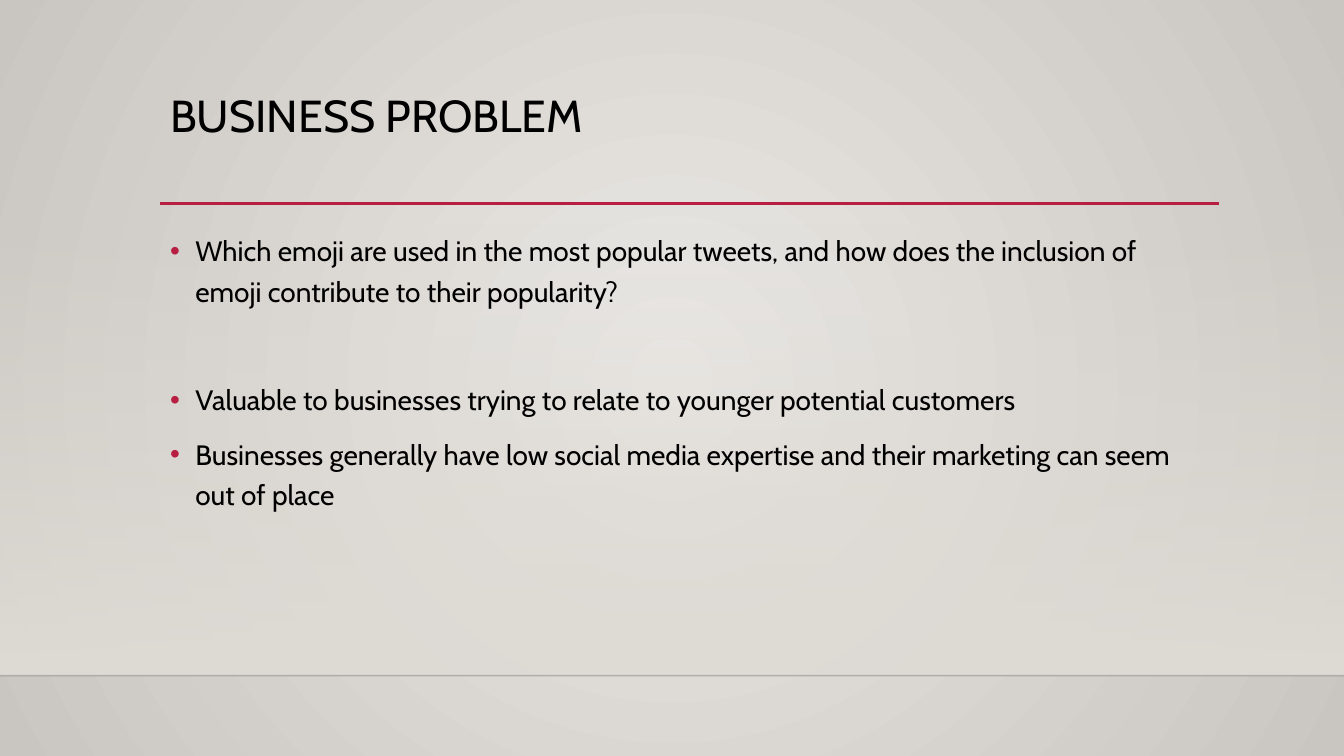
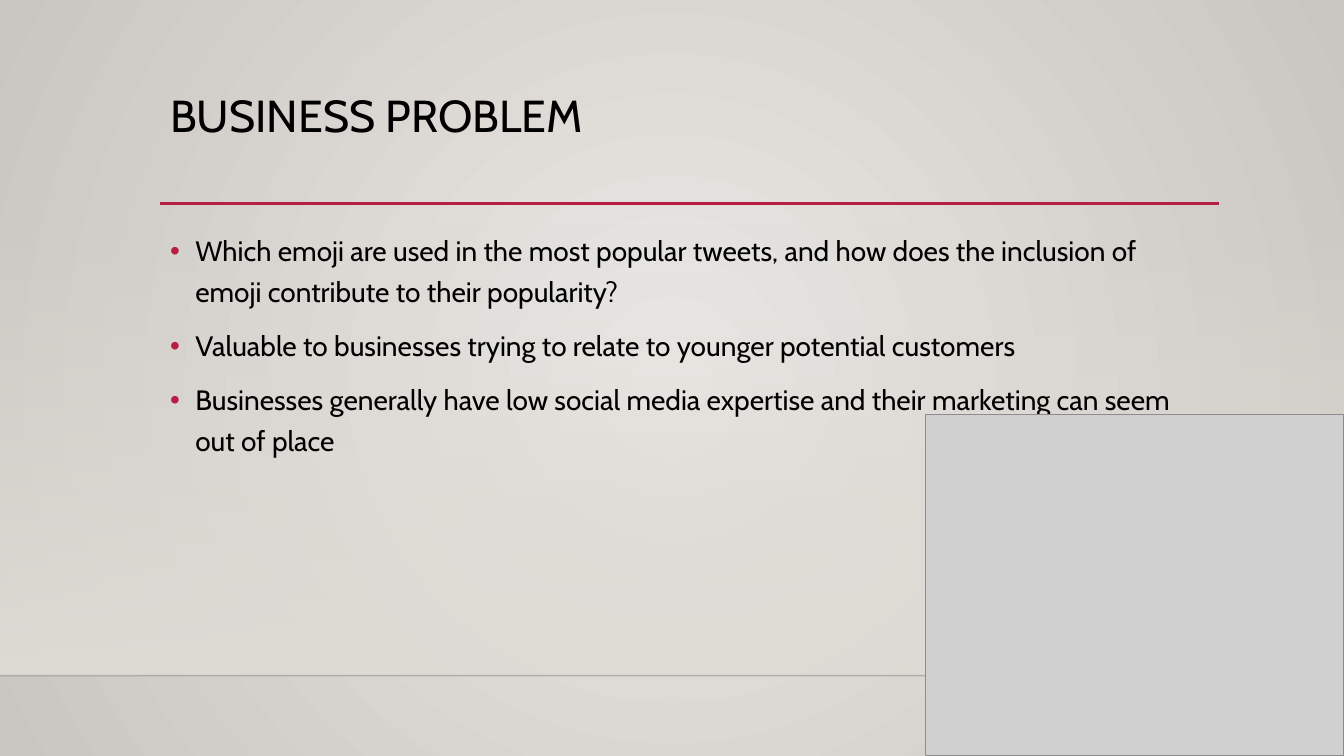
Before and after one commit to gr-b/DS3001-Case1, a slide deck: slide 3 of Case1.pptx. Drawn at 1344x756 pixels with LibreOffice and Linux fonts; fonts in the diff are those of the drawing; grey boxes stand for pictures; background and template pictures are left out. Boxes give left, top, right and bottom in pixels: in the first picture for what was removed or moved away, otherwise in the second. Text is boxed around its words. In the diff, an @@ line names an element or a change of style, - is before the commit and + after.

Commit message:
added pictures to powerpoint. Added some text to conclusion slide

```diff
--- a/Case1.pptx
+++ b/Case1.pptx
@@ text "Which emoji are used in ..." rewrapped from <box>195,240,1170,512</box> to <box>195,240,1170,457</box> @@
@@ picture added at <box>926,414,1344,756</box> @@
```
Also in this commit, not shown: 1 other slide changed, 1 slide added, 1 slide removed.
